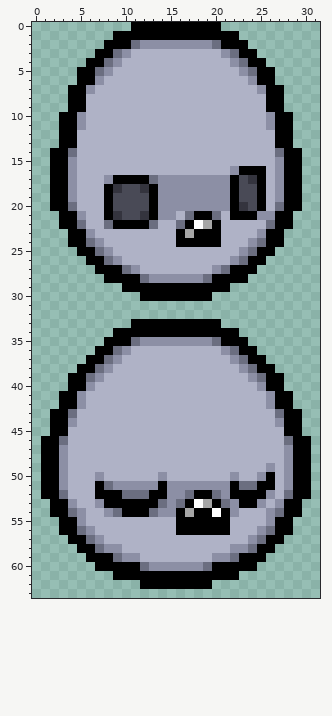
One commit to this pixel-art sprite: resources/gfx/monsters/fivehead/fivehead_downpour.png. The picture above was drawn from the file before the commit.
The file is 32x64 pixels.
Now the later version:
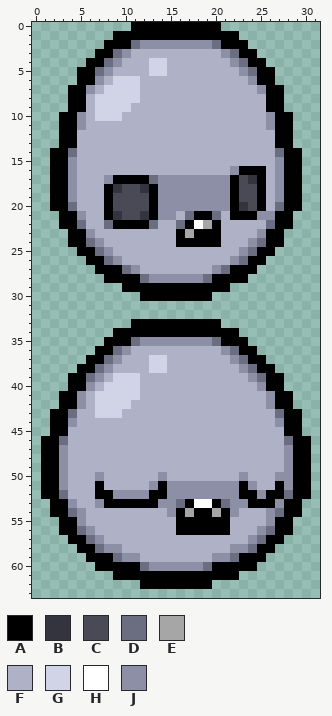
Palette (. is transparent): A #000000  B #34343e  C #494a56  D #6b6e80  E #a6a6a6  F #afb2c6  G #d1d4e6  H #ffffff  J #8c8fa5
Diff:
@@ x 5..16 @@
  3 ..AADJFFFFFF
- 4 .AADJFFFFFFF
- 5 AADJFFFFFFFF
- 6 AAJFFFFFFFFF
- 7 AJFFFFFFFFFF
- 8 AFFFFFFFFFFF
- 9 AFFFFFFFFFFF
-10 JFFFFFFFFFFF
+ 4 .AADJFFFGGFF
+ 5 AADJFFFFGGFF
+ 6 AAJFGGGFFFFF
+ 7 AJFGGGGFFFFF
+ 8 AFGGGGGFFFFF
+ 9 AFGGGGFFFFFF
+10 JFGGGFFFFFFF
 11 JFFFFFFFFFFF
@@ x 5..16 @@
 36 ..AADJFFFFFF
-37 .AADJFFFFFFF
-38 AADJFFFFFFFF
-39 ADJFFFFFFFFF
-40 AJFFFFFFFFFF
-41 JFFFFFFFFFFF
-42 JFFFFFFFFFFF
-43 FFFFFFFFFFFF
+37 .AADJFFFGGFF
+38 AADJFFFFGGFF
+39 ADJFGGGFFFFF
+40 AJFGGGGFFFFF
+41 JFGGGGGFFFFF
+42 JFGGGGFFFFFF
+43 FFGGGFFFFFFF
 44 FFFFFFFFFFFF
@@ x 0..31 @@
 48 .AAJFFFFFFFFFFFFFFFFFFFFFFFFJAA.
-49 .AAJFFFFFFFFFFFFFFFFFFFFFFJFJAA.
-50 .AAJFFFJFFFFFFJFFFFFFFJFFJAFJAA.
-51 .AAJFFFADJJJJJAJJJJJJJADDAAFJAA.
-52 .AADFFFAAADDDAAJJDAADJAAAAJFDAA.
-53 ..AAJFFJAAAAAADJDAHEADJAAJFJAA..
-54 ..AADJFFJDAAADJJAEAAHAJFFFJDAA..
+49 .AAJFFFFFFFFFFFFFFFFFFFFFFFFJAA.
+50 .AAJFFFJFFFFFFJFFFFFFFFJFFFJJAA.
+51 .AAJFFFAFFFFFJAJJJJJJJJAJFFAJAA.
+52 .AADFFFAAJJJJAAJJJJJJJJAAJAADAA.
+53 ..AAJFFJAAAAAAJJDAHHADJJAAAJAA..
+54 ..AADJFFFFFFFFFJAEAAEAJFFFJDAA..
 55 ...AAJFFFFFFFFFFAAAAAAFFFFJAA...
Changed places in both pictures, as pixel boxes (x1, y1, x2, y2):
changed: (95, 58, 167, 121)
changed: (95, 355, 167, 418)
changed: (104, 463, 284, 517)
